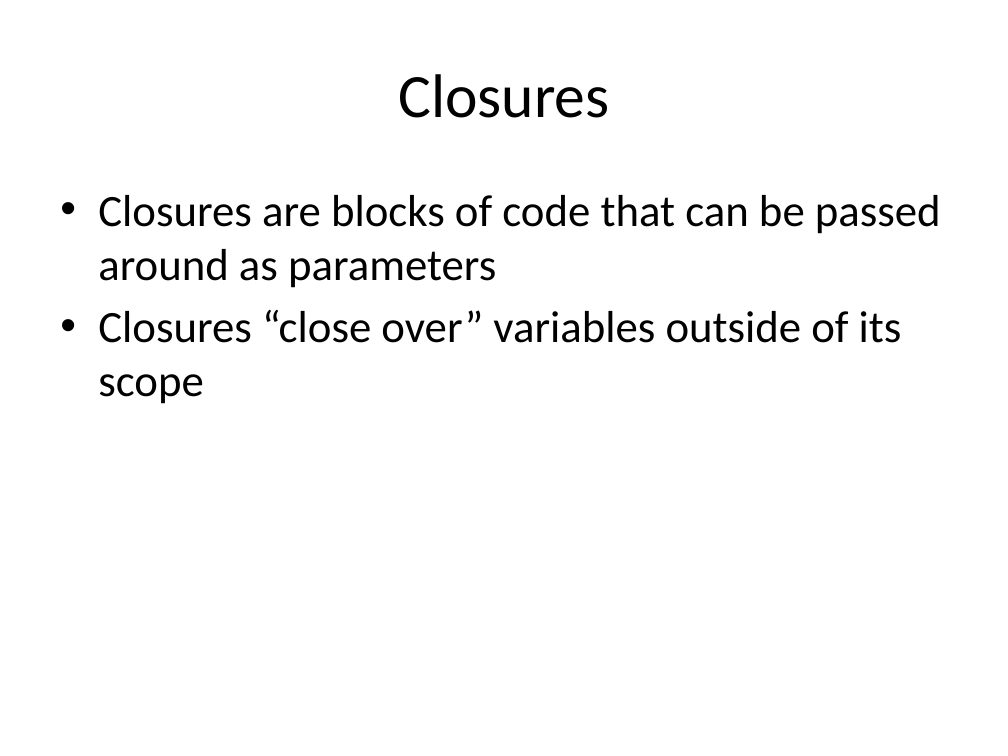
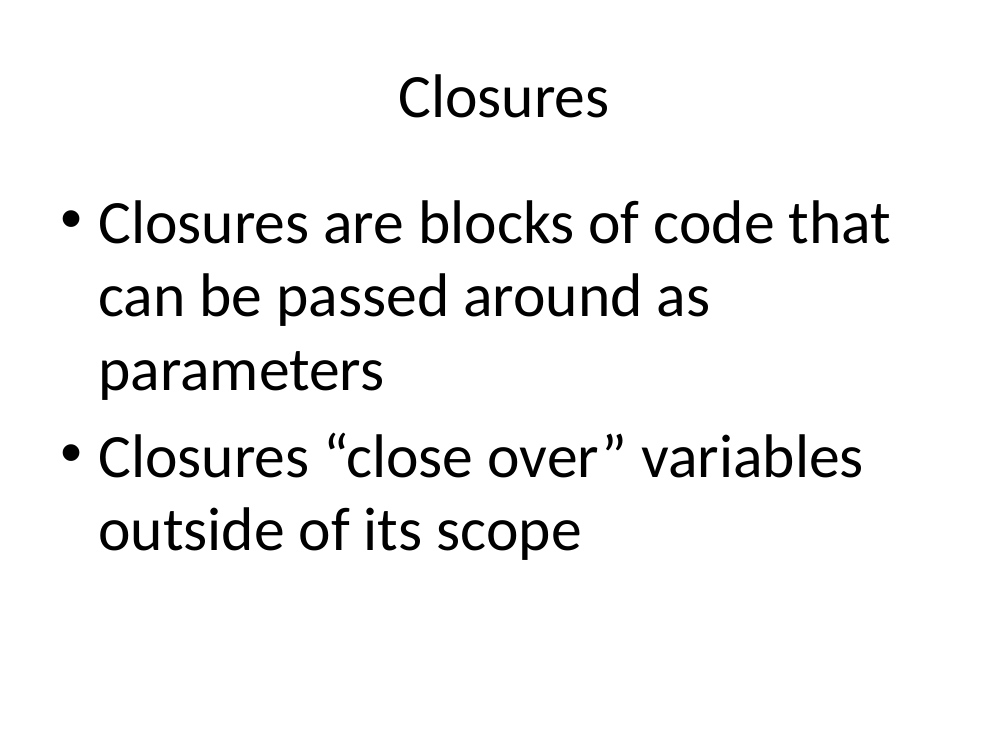
Before and after one commit to todkar/Away_Day, a slide deck: slide 8 of Scala_Away_Day.pptx. Drawn at 1008x756 pixels with LibreOffice and Linux fonts; fonts in the diff are those of the drawing. Boxes give left, top, right and bottom in pixels: in the first picture for what was removed or moved away, otherwise in the second. Text is boxed around its words. In the diff, an @@ line names an element or a change of style, - is before the commit and + after.

```diff
--- a/Scala_Away_Day.pptx
+++ b/Scala_Away_Day.pptx
@@ text "Closures are blocks of code ..." at (x1=98, y1=200, x2=891, y2=560): size 32 to 44 pt; more space between paragraphs @@
```
Also in this commit, not shown: 3 other slides changed, 1 slide added, 13 other files.
